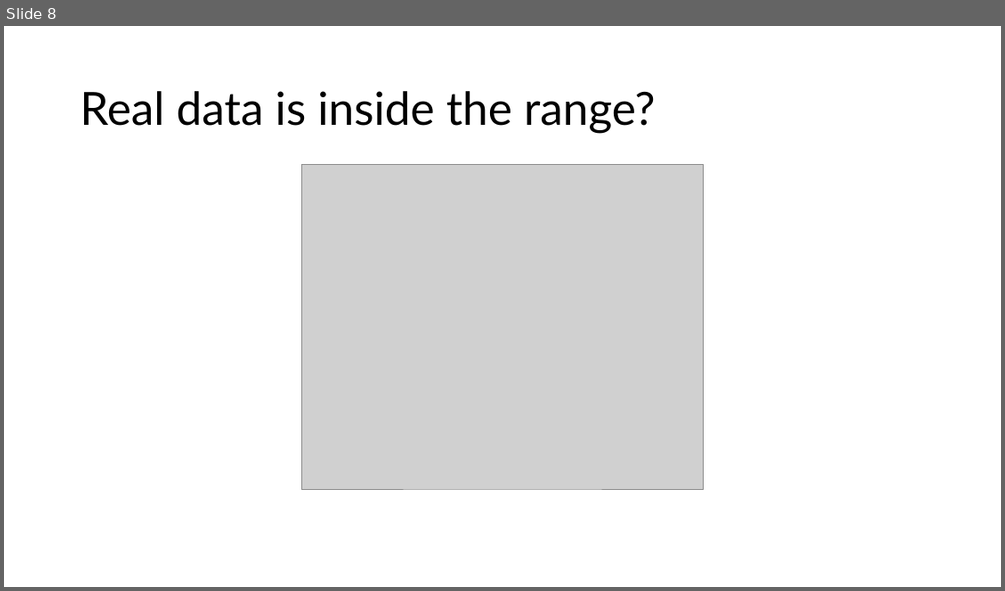
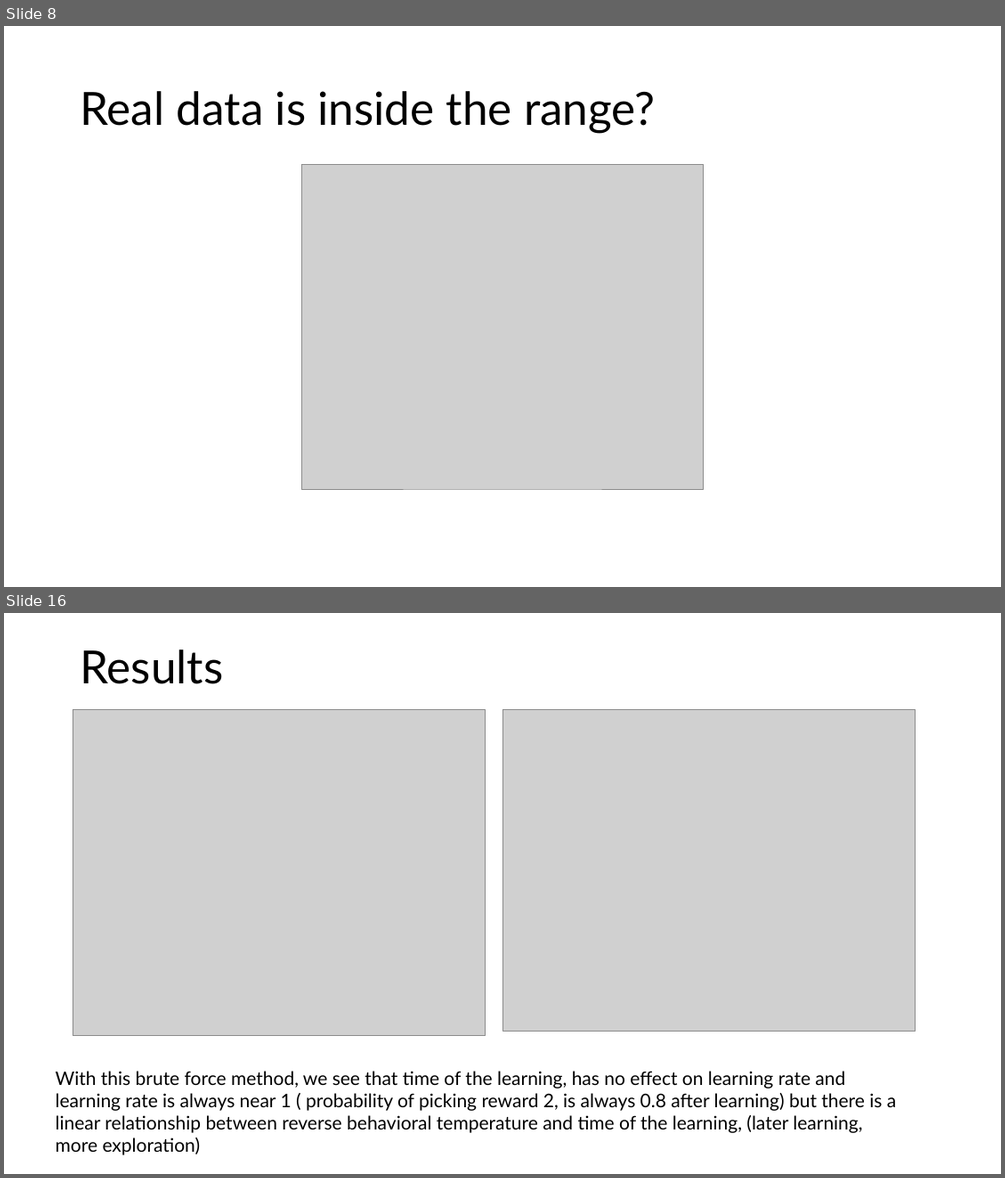
Before and after one commit to SocCog-Team/BoS-analysis, a slide deck: Simulations related to VBA fitting/SimulationSoloQlearner.pptx. Shown one above the other, each under a label of ours: slide 8 before the commit, slides 8 and 16 after it; the slides between them are not shown. The pictures are 1005x591 and 1005x1178 pixels, drawn with LibreOffice and Linux fonts; fonts in the diff are those of the drawing; grey boxes stand for pictures. Boxes give left, top, right and bottom in pixels: in the first picture for what was removed or moved away, otherwise in the second. Text is boxed around its words. In the diff, an @@ line names an element or a change of style, - is before the commit and + after.

Commit message:
Q learning Simulations

```diff
--- a/Simulations related to VBA fitting/SimulationSoloQlearner.pptx
+++ b/Simulations related to VBA fitting/SimulationSoloQlearner.pptx
@@ slide 16 added at box(4, 613, 1001, 1174), background #FFFFFF @@
@@ title added at box(80, 649, 223, 684), 44 pt, text #000000 @@
+Results
@@ picture added at box(73, 709, 485, 1036) @@
@@ picture added at box(502, 709, 915, 1030) @@
@@ text added at box(56, 1070, 896, 1155), 18 pt, text #000000 @@
+With this brute force method, we see that time of the learning, has no effect on learning rate and learning rate is always near 1 ( probability of picking reward 2, is always 0.8 after learning) but there is a linear relationship between reverse behavioral temperature and time of the learning, (later learning, more exploration)
```
Also in this commit, not shown: 7 other slides added, 20 other files.
